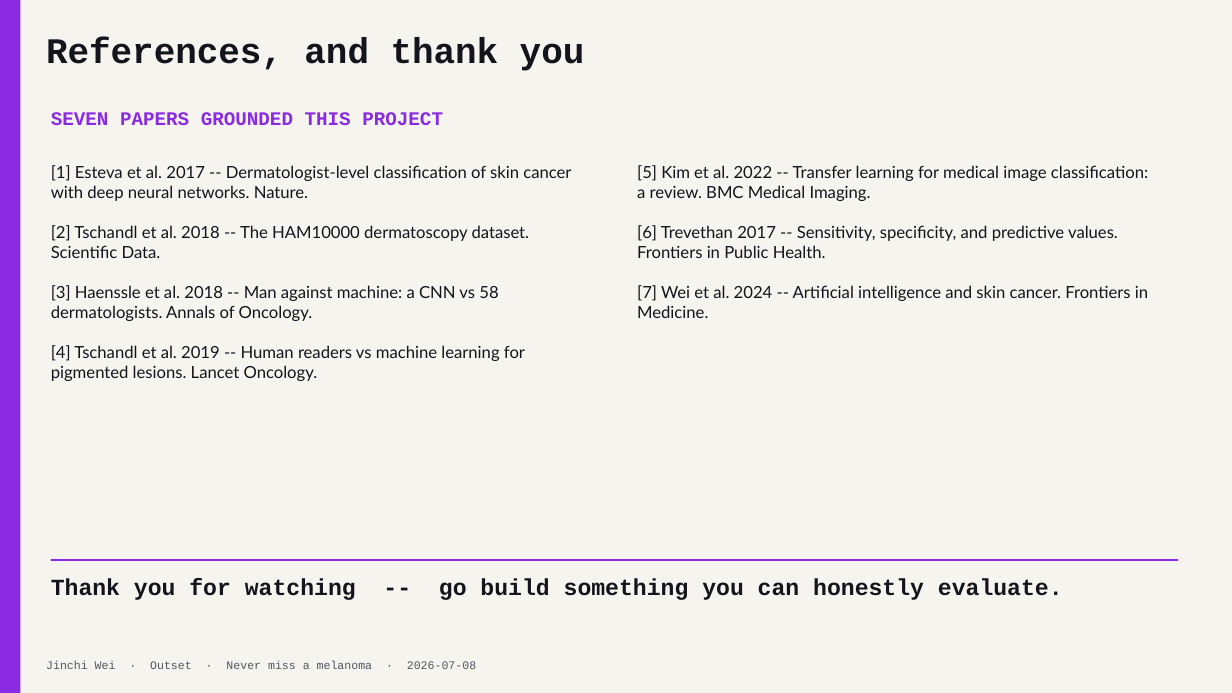
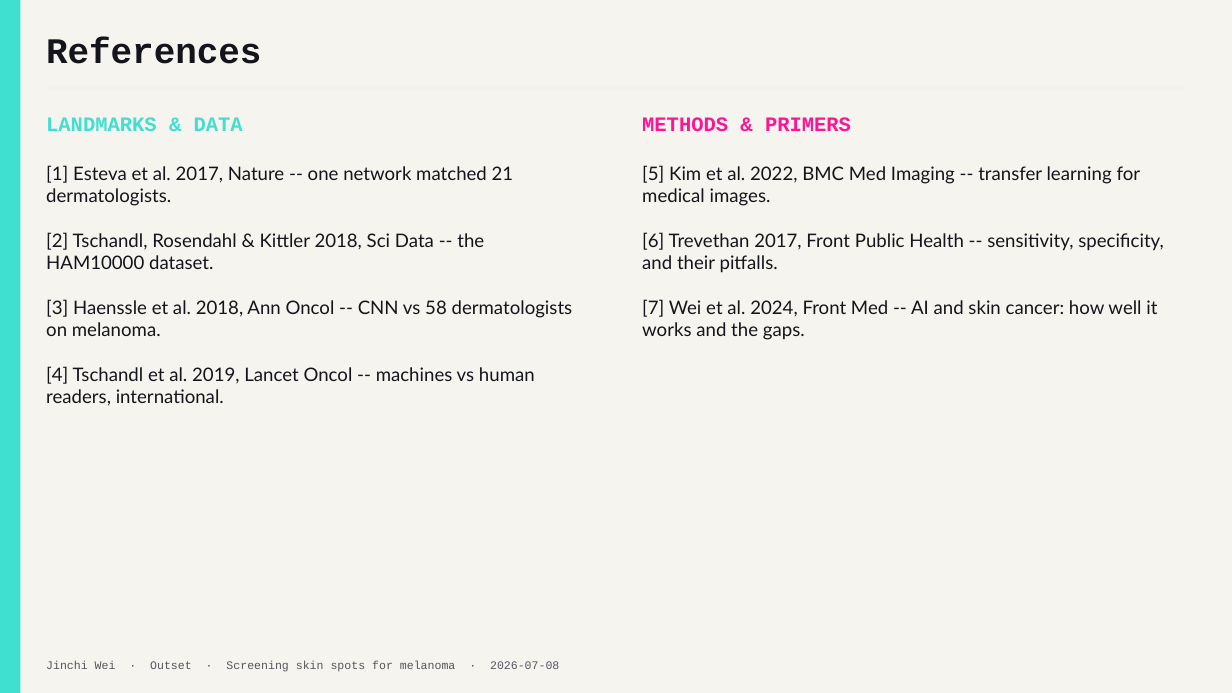
Before and after one commit to jinchiwei/outset-ai-healthcare, a slide deck: slide 21 of solutions/g2_skin_screening/slides/g2_skin_screening.pptx (slide 17 before the commit). Drawn at 1232x693 pixels with LibreOffice and Linux fonts; fonts in the diff are those of the drawing. Boxes give left, top, right and bottom in pixels: in the first picture for what was removed or moved away, otherwise in the second. Text is boxed around its words. In the diff, an @@ line names an element or a change of style, - is before the commit and + after.

Commit message:
G2 v2: HAM10000 + CAFormer working melanoma screen (AUC 0.885, recall 74->90%); 5-part rubric deck, clinical intro figs, Outset logo, bespoke varied layouts

```diff
--- a/solutions/g2_skin_screening/slides/g2_skin_screening.pptx
+++ b/solutions/g2_skin_screening/slides/g2_skin_screening.pptx
@@ rectangle at [0,0,20,693]: fill #8A2BE2 to #40E0D0 @@
@@ text at [46,38,261,64]: text changed @@
-References, and thank you
+References
@@ text at [46,117,243,131]: text changed; size 15 to 16 pt; text colour #8A2BE2 to #40E0D0 @@
-SEVEN PAPERS GROUNDED THIS PROJECT
+LANDMARKS & DATA
@@ text added at [642,117,851,132], 16 pt, text #FF1493, bold @@
+METHODS & PRIMERS
@@ text at [46,165,573,406]: text changed; size 13 to 14.5 pt @@
-[1] Esteva et al. 2017 -- Dermatologist-level classification of skin cancer with deep neural networks. Nature.
-[2] Tschandl et al. 2018 -- The HAM10000 dermatoscopy dataset. Scientific Data.
-[3] Haenssle et al. 2018 -- Man against machine: a CNN vs 58 dermatologists. Annals of Oncology.
-[4] Tschandl et al. 2019 -- Human readers vs machine learning for pigmented lesions. Lancet Oncology.
+[1] Esteva et al. 2017, Nature -- one network matched 21 dermatologists.
+[2] Tschandl, Rosendahl & Kittler 2018, Sci Data -- the HAM10000 dataset.
+[3] Haenssle et al. 2018, Ann Oncol -- CNN vs 58 dermatologists on melanoma.
+[4] Tschandl et al. 2019, Lancet Oncol -- machines vs human readers, international.
@@ text at [642,165,1164,340]: text changed; size 13 to 14.5 pt @@
-[5] Kim et al. 2022 -- Transfer learning for medical image classification: a review. BMC Medical Imaging.
-[6] Trevethan 2017 -- Sensitivity, specificity, and predictive values. Frontiers in Public Health.
-[7] Wei et al. 2024 -- Artificial intelligence and skin cancer. Frontiers in Medicine.
+[5] Kim et al. 2022, BMC Med Imaging -- transfer learning for medical images.
+[6] Trevethan 2017, Front Public Health -- sensitivity, specificity, and their pitfalls.
+[7] Wei et al. 2024, Front Med -- AI and skin cancer: how well it works and the gaps.
@@ rectangle removed at [51,559,1178,561] @@
@@ text removed at [51,578,1063,600] @@
-Thank you for watching -- go build something you can honestly evaluate.
@@ text at [46,661,559,672]: text changed @@
-Jinchi Wei · Outset · Never miss a melanoma · 2026-07-08
+Jinchi Wei · Outset · Screening skin spots for melanoma · 2026-07-08
```
Also in this commit, not shown: 5 other slides changed, 16 slides added, 11 slides removed, 50 other files.
